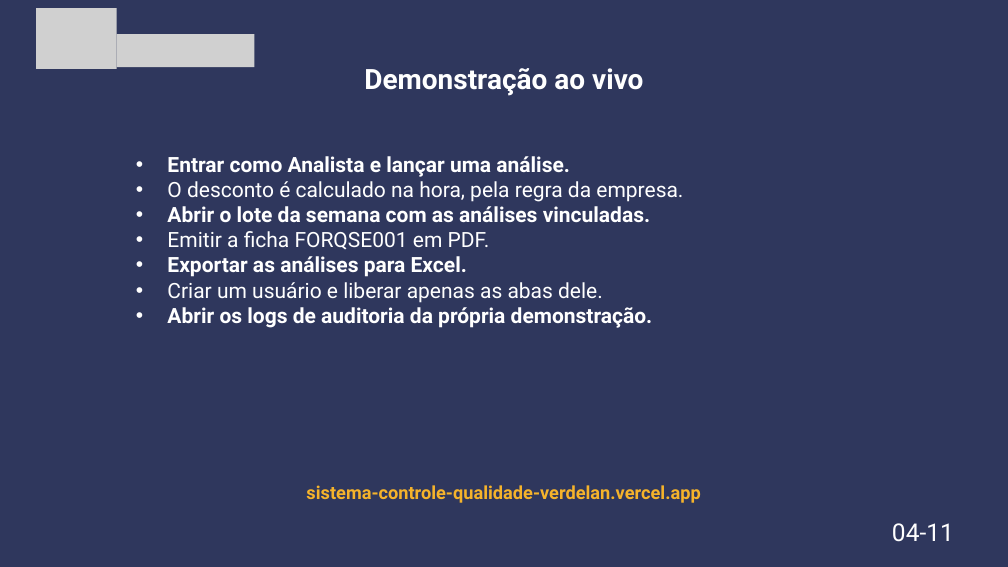
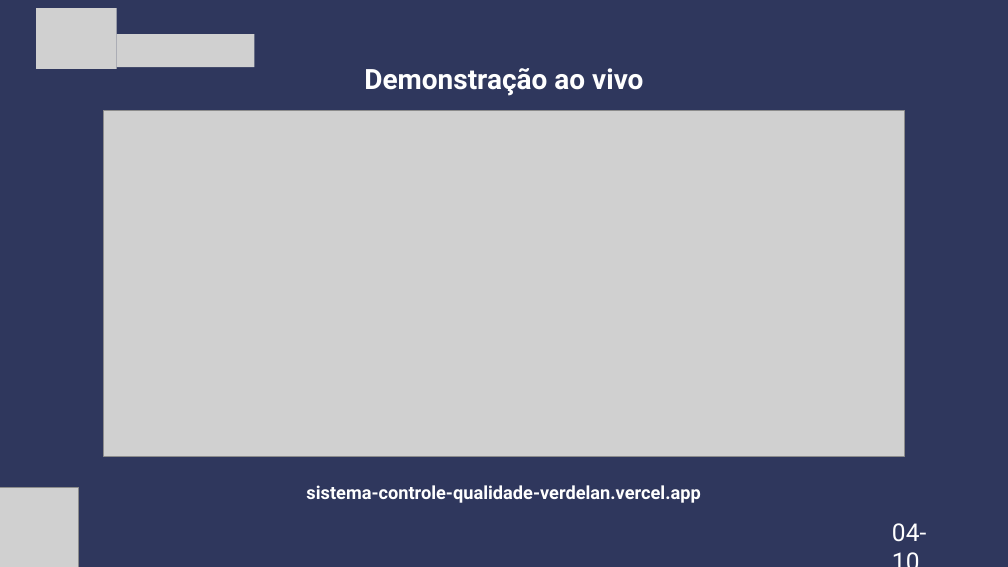
Before and after one commit to Jp-Ortolan/Sistema-controle-qualidade-verdelandia, a slide deck: slide 4 of docs/arquivos/Apresentacao_Final_SCQ_Verdelandia.pptx. Drawn at 1008x567 pixels with LibreOffice and Linux fonts; fonts in the diff are those of the drawing; grey boxes stand for pictures. Boxes give left, top, right and bottom in pixels: in the first picture for what was removed or moved away, otherwise in the second. Text is boxed around its words. In the diff, an @@ line names an element or a change of style, - is before the commit and + after.

```diff
--- a/docs/arquivos/Apresentacao_Final_SCQ_Verdelandia.pptx
+++ b/docs/arquivos/Apresentacao_Final_SCQ_Verdelandia.pptx
@@ picture added at (104,110,905,456) @@
@@ text removed at (167,156,683,328) @@
-• Entrar como Analista e lançar uma análise.
-• O desconto é calculado na hora, pela regra da empresa.
-• Abrir o lote da semana com as análises vinculadas.
-• Emitir a ficha FORQSE001 em PDF.
-• Exportar as análises para Excel.
-• Criar um usuário e liberar apenas as abas dele.
-• Abrir os logs de auditoria da própria demonstração.
@@ text "sistema-controle-qualidade-verdelan.vercel.app" at (306,485,700,503): text colour #F5B32B to #FFFFFF @@
@@ picture added at (0,487,79,567) @@
@@ text at (892,523,926,542): text changed @@
-04-11
+04-10
```
Also in this commit, not shown: 7 other slides changed, 2 slides added, 3 slides removed, 4 other files.
